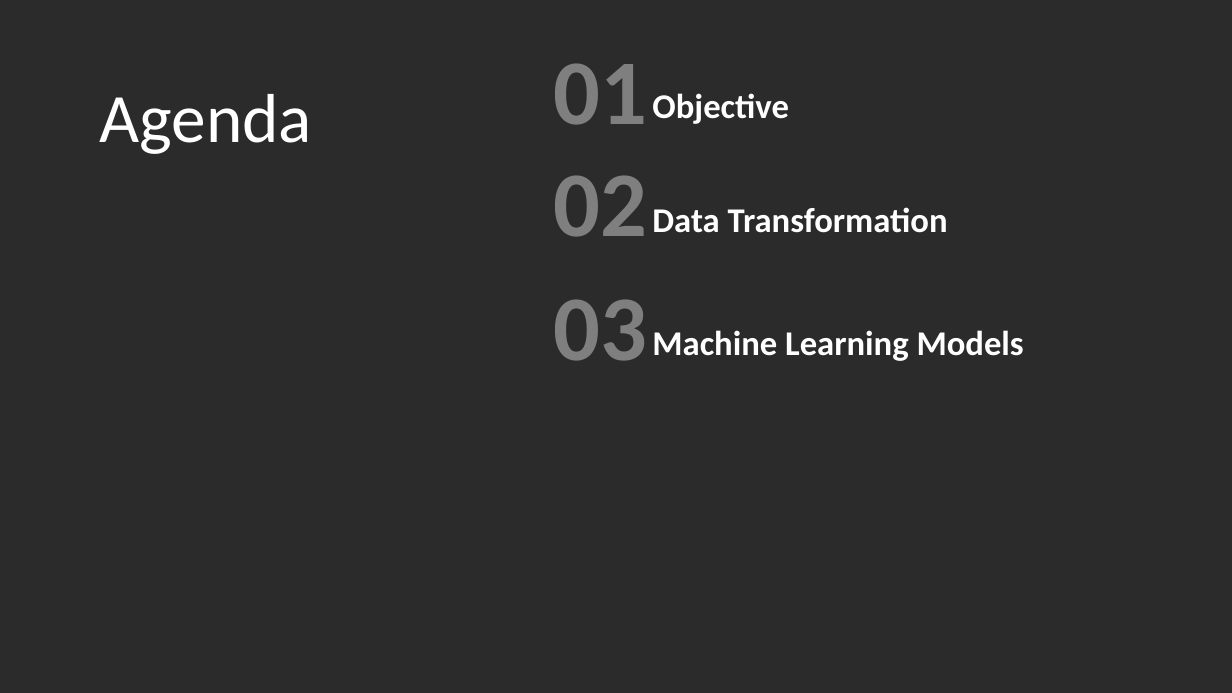
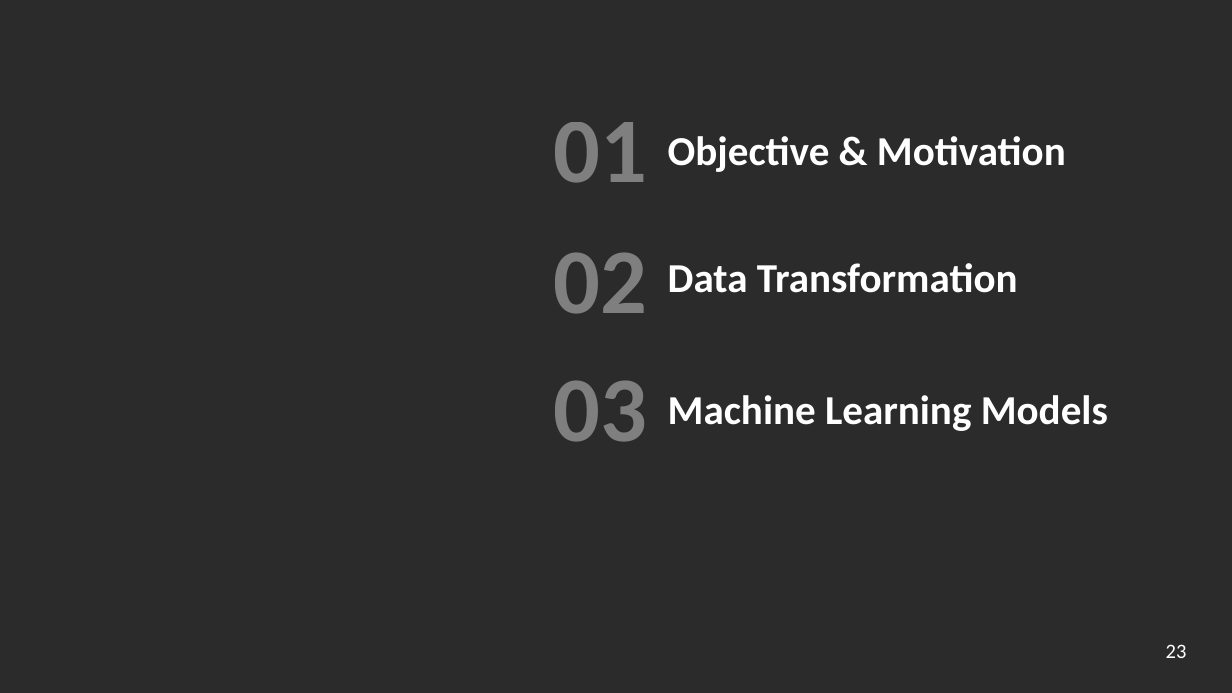
Before and after one commit to Dearsu520/automotive-modeling-project, a slide deck: slide 23 of ETL/Final Project.pptx (slide 22 before the commit). Drawn at 1232x693 pixels with LibreOffice and Linux fonts; fonts in the diff are those of the drawing; background and template pictures are left out; a plain dark background stands for a picture behind light text. Boxes give left, top, right and bottom in pixels: in the first picture for what was removed or moved away, otherwise in the second. Text is boxed around its words. In the diff, an @@ line names an element or a change of style, - is before the commit and + after.

```diff
--- a/ETL/Final Project.pptx
+++ b/ETL/Final Project.pptx
@@ text "01": place and size @@
-text "01" at (554, 63, 648, 125)
+text "01" at (554, 122, 648, 183)
@@ text removed at (100, 94, 312, 154) @@
-Agenda
@@ text at (668, 136, 1066, 172): text changed; size 27 to 32 pt @@
-Objective
+Objective & Motivation
@@ text "02": place and size @@
-text "02" at (554, 175, 648, 237)
+text "02" at (554, 252, 648, 314)
@@ text "Data Transformation": place and size @@
-text "Data Transformation" at (652, 207, 948, 233)
+text "Data Transformation" at (668, 263, 1018, 293)
@@ text "Data Transformation" at (668, 263, 1018, 293): size 27 to 32 pt @@
@@ text "03": place and size @@
-text "03" at (554, 299, 648, 361)
+text "03" at (554, 380, 648, 442)
@@ text "Machine Learning Models" at (668, 395, 1108, 431): size 27 to 32 pt @@
@@ text "Machine Learning Models": place and size @@
-text "Machine Learning Models" at (652, 330, 1024, 361)
+text "Machine Learning Models" at (668, 395, 1108, 431)
@@ page number added at (1166, 644, 1187, 658), 16 pt, text #FFFFFF @@
+23
```
Also in this commit, not shown: 28 other slides changed, 4 slides added, 3 slides removed.
